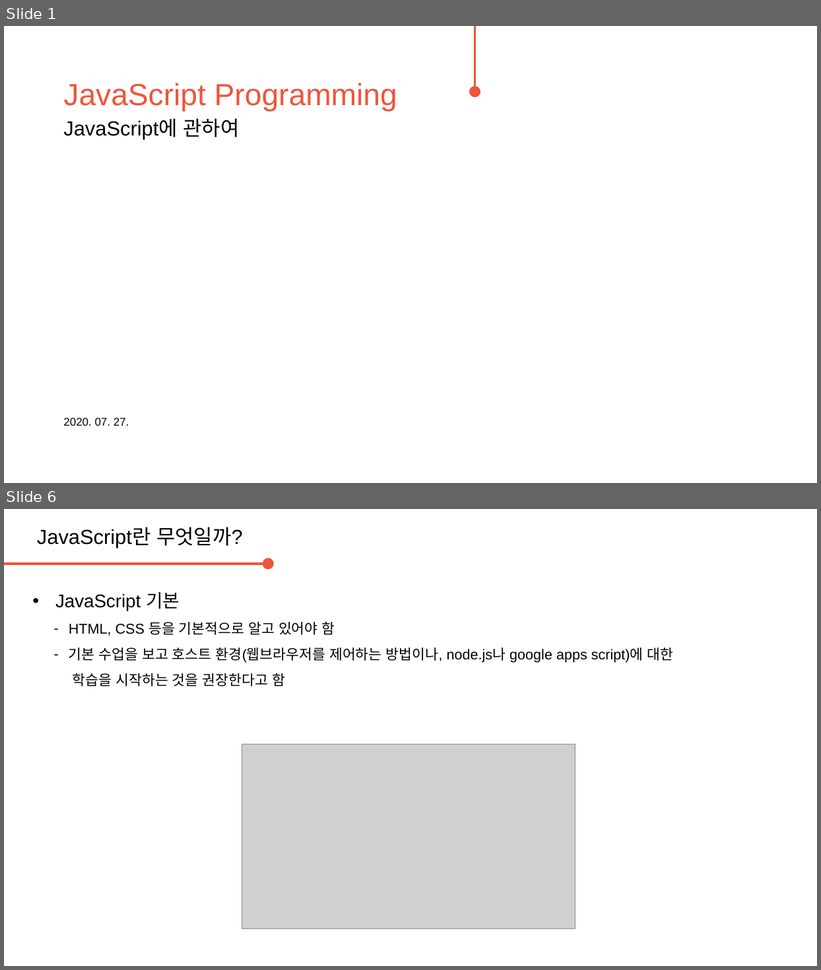
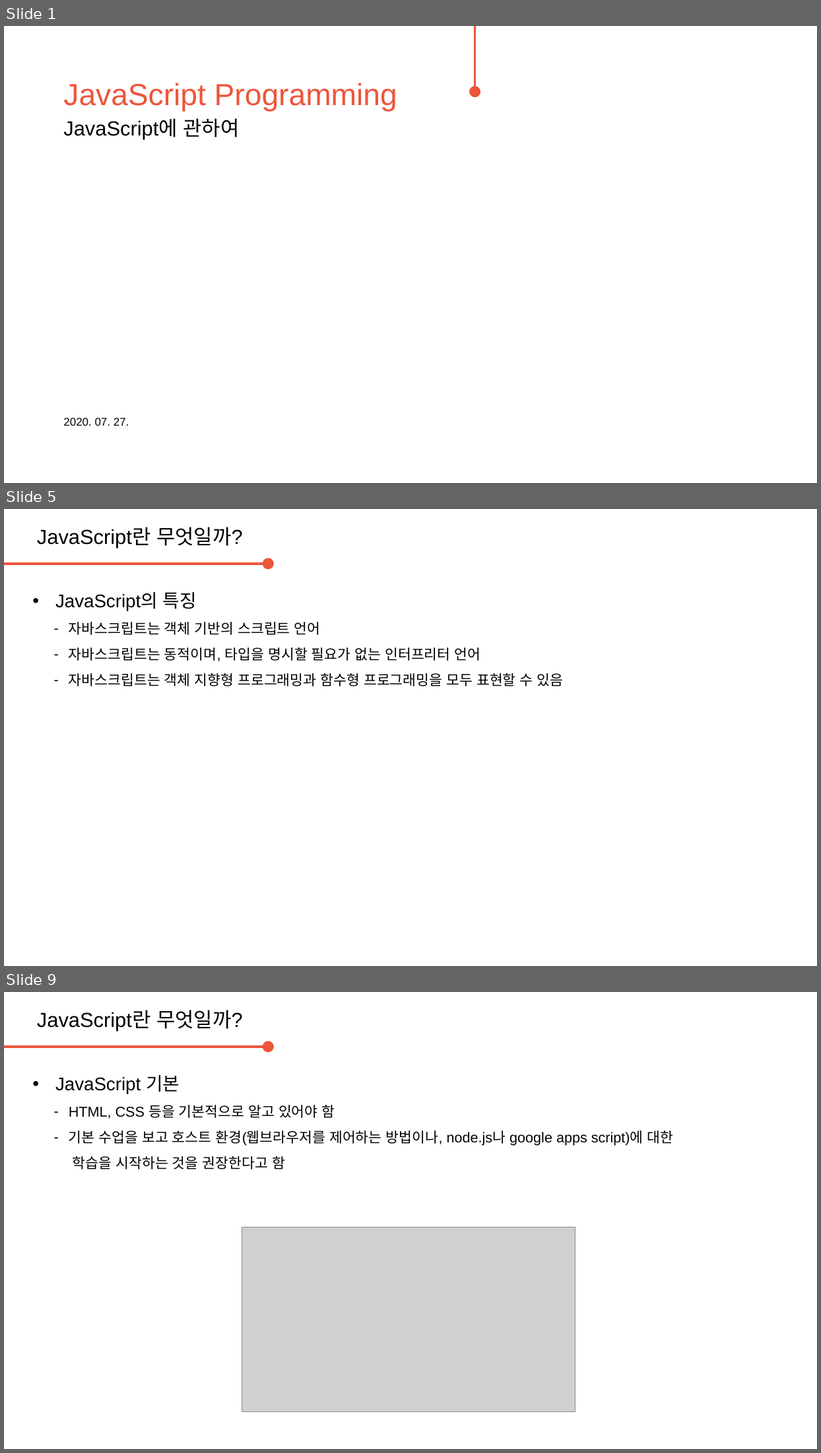
Before and after one commit to daegukdo/GCWM, a slide deck: 30/200727_JavaScript_concept.pptx. Shown one above the other, each under a label of ours: slides 1 and 6 before the commit, slides 1, 5 and 9 after it; the slides between them are not shown. The pictures are 821x970 and 821x1453 pixels, drawn with LibreOffice and Linux fonts; fonts in the diff are those of the drawing; grey boxes stand for pictures; background and template pictures are left out. Boxes give left, top, right and bottom in pixels: in the first picture for what was removed or moved away, otherwise in the second. Text is boxed around its words. In the diff, an @@ line names an element or a change of style, - is before the commit and + after.

Commit message:
get coding with me  - edit JavaScript resource (basic)

```diff
--- a/30/200727_JavaScript_concept.pptx
+++ b/30/200727_JavaScript_concept.pptx
@@ slide 5 added at box(4, 509, 817, 966), background #FFFFFF @@
@@ text added at box(37, 527, 243, 547), 20 pt, text #000000 @@
+JavaScript란 무엇일까?
@@ arrow added from (4, 564) to (268, 564), #ED553B 2.25 pt @@
@@ text added at box(55, 592, 564, 687), 14 pt, text #000000 @@
+• JavaScript의 특징
+  – 자바스크립트는 객체 기반의 스크립트 언어
+  – 자바스크립트는 동적이며, 타입을 명시할 필요가 없는 인터프리터 언어
+  – 자바스크립트는 객체 지향형 프로그래밍과 함수형 프로그래밍을 모두 표현할 수 있음
@@ what was slide 6 is now slide 9 @@
```
Also in this commit, not shown: 4 slides changed, 2 other slides added, 4 other files.
